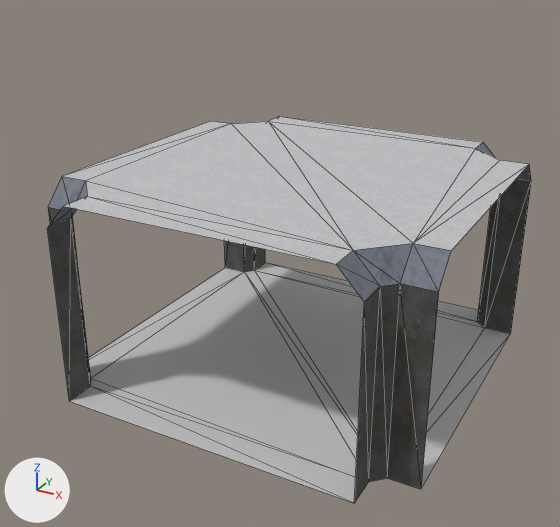
The FBX model data/models/starship_cross.FBX as it was, and as the next commit left it.
Camera for both pictures: a 50 mm camera at (0.0687, -0.1338, 0.0652) aimed at (-0.0018, -0.0055, 0.0011). The axes (+X, +Y, +Z) are drawn at lower left. The lights are the same throughout. Mesh edges are drawn as thin lines. Where no turn or scale is listed for an object, it has been applied to the vertices.

Objects in the first picture: 'Cross'.
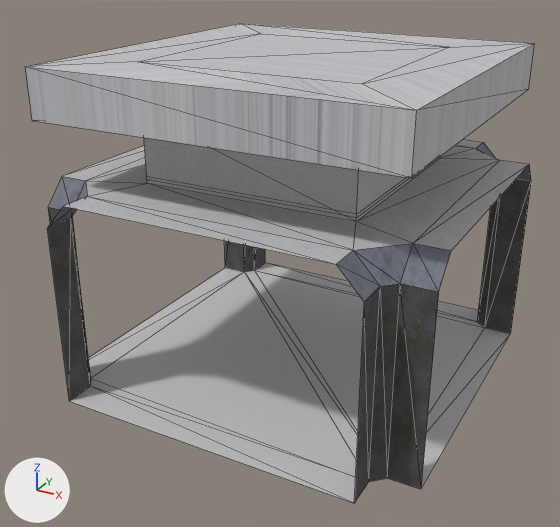
The change, as a diff of the scene's bpy script:
```diff
--- a/data/models/starship_cross.FBX.py
+++ b/data/models/starship_cross.FBX.py
@@ img_mesh_round_png @@
+img_mesh_round_png = load_image('mesh_round.png', '../textures/mesh_round.png', 512, 512, 'sRGB')
@@ mat_material__276 @@
+mat_material__276 = principled_material('Material #276')
+mat_material__276.texture = img_mesh_round_png  # with its transparency
+mat_material__276.roughness = 0.859
@@ me_mesh @@
 # used by ob_cross; location = (0.0, 0.0, 0.0)
-me_mesh.from_pydata(...)  # 48 vertices, 76 faces; spans x -0.0391..0.0391, y -0.0393..0.0393, z -0.0221..0.0197
+me_mesh.from_pydata(...)  # 76 vertices, 120 faces; spans x -0.0391..0.0391, y -0.0393..0.0393, z -0.0221..0.0425
+# me_mesh part 1
+# 6 faces are deleted
+# 13 vertices are added at x -0.0354..0.0353, y -0.0356..0.0356, z 0.0197..0.0425
+# 5 new vertices lie (0.0435, -0.0001, 0.0) away from vertices in x -0.0218, y 0.0219, z 0.0197..0.0425
+# 5 new vertices lie (-0.0001, -0.0435, 0.0) away from vertices in x 0.0217, y 0.0218, z 0.0197..0.0425
+# 5 new vertices lie (0.0001, -0.0437, 0.0) away from vertices in x -0.0218, y 0.0219, z 0.0197..0.0425
+# 46 new faces join them, mat_material__135 (picture img_metal_bare_white_jpg)
+# 4 new faces join them, mat_material__276 (picture img_mesh_round_png)
 me_mesh.materials.append(mat_material__25)
@@ me_mesh @@
 me_mesh.materials.append(mat_material__135)
+me_mesh.materials.append(mat_material__276)  # picture img_mesh_round_png
```

What differs and where, as boxes [x1, y1, x2, y2] in the pictures (560 x 527 px):
'Cross', reshaped (24% taller): before [47, 117, 531, 503]; after [25, 24, 535, 503]
part 1 of me_mesh, built on: before [86, 121, 499, 250]; after [25, 24, 535, 250]
